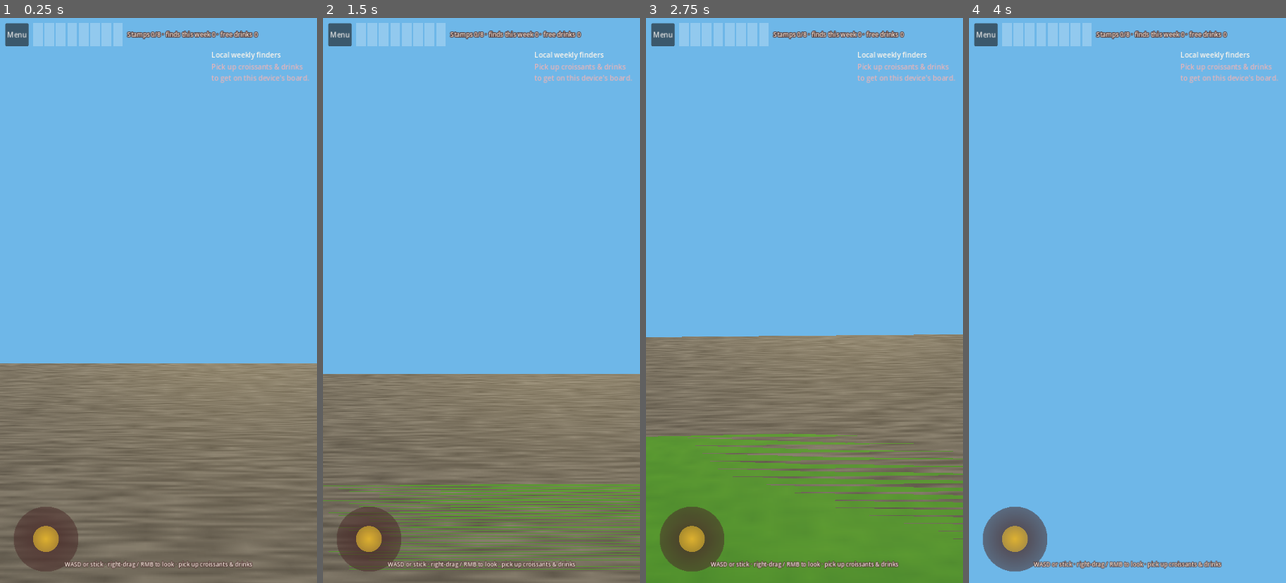
Above: before the commit, frames 1-4 (left to right).
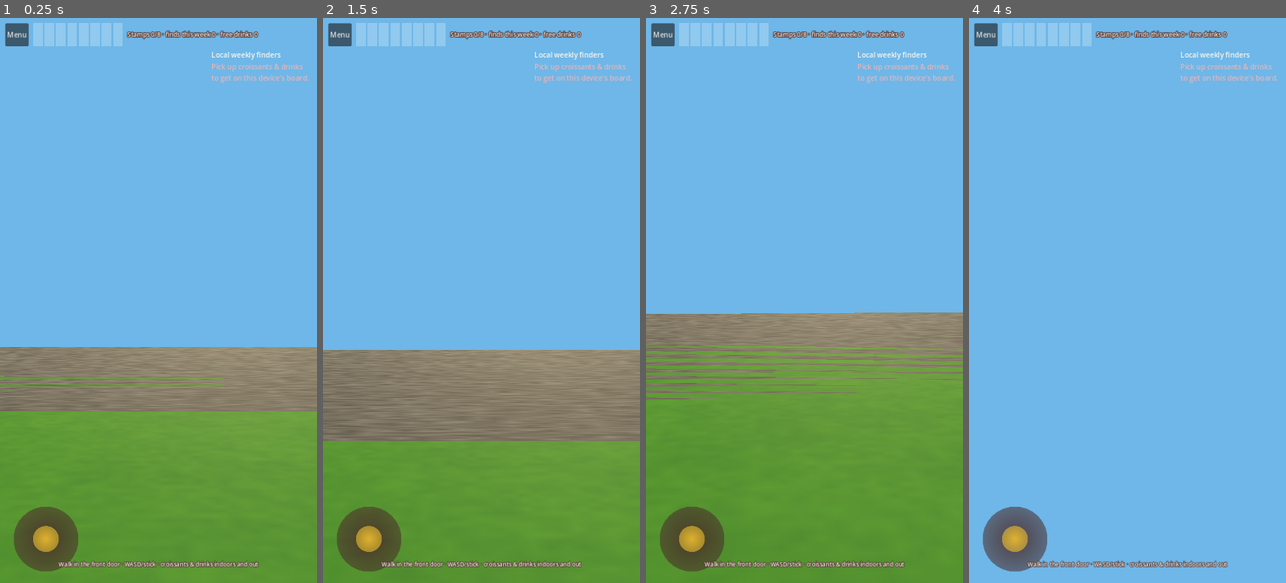
Above: after the commit, the same moments.

Repository: glennw56/sunshine-android
Game: Godot game, scene res://scenes/explore/explore_3d.tscn
The game is run twice, just before and just after one commit, with the same random seed, the same clock (stepped at 60 frames per second) and the same inputs. This scene is started directly instead of the project's main scene.
Inputs (mouse positions are in pixels of both pictures, inside the frame that each line leads up to):
- Up to frame 1 (0.25 s): no input
- Up to frame 2 (1.5 s): tap Enter at 0.5 s; drag from (367, 537) to (513, 176) at 0.52 s; drag from (418, 328) to (465, 413) at 1.27 s
- Up to frame 3 (2.75 s): tap Space at 2 s; move the mouse to (836, 176) at 2.02 s; hold D (move_right) from 2.03 s (still down)
- Up to frame 4 (4 s): release D (move_right) at 2.75 s; drag from (1111, 413) to (1032, 215) at 2.77 s; tap Enter at 3.5 s; move the mouse to (1222, 385) at 3.52 s; hold A (move_left) from 3.53 s (still down)

The runs differ from the first frame. In frame 1, 32% of the frame differs, in the area x 0-100%, y 58-100%; in frame 2, 23%; in frame 3, 21%; in frame 4, 0.5%.

Commit message:
Add walkable indoor bakery through the storefront door
Hollow shop shell with a center door, stub interior (counter, pastry
case, standing area), and croissant/drink pickups indoors and outdoors.

Co-authored-by: glennw56 <glennw56@users.noreply.github.com>

Diff:
--- a/scenes/dev/feature_smoke.gd
+++ b/scenes/dev/feature_smoke.gd
@@ -45,6 +45,21 @@
 			if world.get_child_count() < 8:
 				push_error("SMOKE FAIL explore world too empty")
 				return 1
+			var pickups := 0
+			var indoor_pickups := 0
+			for child in world.get_children():
+				if child is CollectiblePickup:
+					pickups += 1
+					if child.position.z > 0.0 and child.position.z < 6.0:
+						indoor_pickups += 1
+			print("SMOKE explore pickups=", pickups, " indoor=", indoor_pickups, " door_w=", world._door_w)
+			if pickups < 12 or indoor_pickups < 3:
+				push_error("SMOKE FAIL expected indoor+outdoor collectibles")
+				return 1
+			var player := node.get_node("Player") as Node3D
+			if player.position.z > -1.5:
+				push_error("SMOKE FAIL player should spawn outside the storefront door")
+				return 1
 		node.queue_free()
 		await get_tree().process_frame
 	print("SMOKE mock ad…")
--- a/scenes/explore/explore_3d.tscn
+++ b/scenes/explore/explore_3d.tscn
@@ -13,7 +13,7 @@
 script = ExtResource("2_world")
 
 [node name="Player" type="CharacterBody3D" parent="."]
-transform = Transform3D(1, 0, 0, 0, 1, 0, 0, 0, 1, 0.4, 0.95, -8.2)
+transform = Transform3D(1, 0, 0, 0, 1, 0, 0, 0, 1, 0, 0.95, -4.2)
 collision_layer = 2
 collision_mask = 1
 script = ExtResource("3_player")
@@ -133,6 +133,6 @@
 theme_override_colors/font_outline_color = Color(0.29, 0.173, 0.165, 1)
 theme_override_constants/outline_size = 5
 theme_override_font_sizes/font_size = 13
-text = "WASD or stick · right-drag / RMB to look · pick up croissants & drinks"
+text = "Walk in the front door · WASD/stick · croissants & drinks indoors and out"
 horizontal_alignment = 1
 autowrap_mode = 3
--- a/scenes/main_menu.tscn
+++ b/scenes/main_menu.tscn
@@ -91,7 +91,7 @@
 layout_mode = 2
 theme_override_colors/font_color = Color(0.478, 0.306, 0.282, 1)
 theme_override_font_sizes/font_size = 14
-text = "Live Square catalog · staff-tip ads · walkable shop"
+text = "Live Square catalog · staff-tip ads · indoor shop + yard"
 horizontal_alignment = 1
 autowrap_mode = 3
 
--- a/scripts/explore/bakery_world.gd
+++ b/scripts/explore/bakery_world.gd
@@ -16,6 +16,12 @@
 
 var _player: PlayerExplorer
 var _front_z: float = -1.35
+var _shop_w: float = 10.0
+var _shop_h: float = 6.5
+var _shop_d: float = 7.4
+var _wall: float = 0.22
+var _door_w: float = 1.5
+var _door_h: float = 2.28
 
 
 func setup(player: PlayerExplorer) -> void:
@@ -58,6 +64,18 @@
 	body.add_child(col)
 	add_child(body)
 	return body
+
+
+func _visual_box(size: Vector3, pos: Vector3, mat: Material, rot_y: float = 0.0) -> MeshInstance3D:
+	var mesh_i := MeshInstance3D.new()
+	var box := BoxMesh.new()
+	box.size = size
+	mesh_i.mesh = box
+	mesh_i.material_override = mat
+	mesh_i.position = pos
+	mesh_i.rotation.y = rot_y
+	add_child(mesh_i)
+	return mesh_i
 
 
 func _build_environment() -> void:
@@ -101,9 +119,9 @@
 	_picnic_table(Vector3(2.7, 0, -4.15), -0.18)
 	_picnic_table(Vector3(-7.4, 0, -7.2), 0.05)
 	_picnic_table(Vector3(-6.6, 0, -9.1), 0.0)
-	# Beige trash can
-	_static_box(Vector3(0.42, 0.9, 0.42), Vector3(0.15, 0.48, -2.35), _mat_color(Color("cbb79a")))
-	_static_box(Vector3(0.46, 0.08, 0.46), Vector3(0.15, 0.94, -2.35), _mat_color(Color("3a3a3a")))
+	# Beige trash can — off the door centerline so the walk-up stays clear
+	_static_box(Vector3(0.42, 0.9, 0.42), Vector3(1.95, 0.48, -2.55), _mat_color(Color("cbb79a")))
+	_static_box(Vector3(0.46, 0.08, 0.46), Vector3(1.95, 0.94, -2.55), _mat_color(Color("3a3a3a")))
 	# Corner shrubs / flowers
 	_shrub(Vector3(5.3, 0.35, -1.6), Color("6a9a4a"))
 	_shrub(Vector3(5.8, 0.28, -0.6), Color("d98ab0"))
@@ -165,33 +183,59 @@
 func _build_shop() -> void:
 	var siding := _tex_mat("res://assets/generated/siding.png", SIDING_WHITE, Vector3(3, 10, 3))
 	var pink := _tex_mat("res://assets/generated/pink_trim.png", PINK, Vector3(1, 1, 1))
-	# Tall white clapboard box (photo: high false-front storefront)
-	var w := 10.0
-	var h := 6.5
-	var d := 7.4
-	_static_box(Vector3(w, h, d), Vector3(0, h * 0.5, d * 0.5 + _front_z), siding)
-	# Pink picture-frame trim around the facade
-	var fz := _front_z - 0.04
-	_static_box(Vector3(w + 0.18, 0.16, 0.18), Vector3(0, h - 0.02, fz), pink) # top cap
-	_static_box(Vector3(w + 0.18, 0.16, 0.18), Vector3(0, 0.12, fz), pink) # bottom kick
+	var cinder := _tex_mat("res://assets/generated/cinder.png", Color("b8b6b0"), Vector3(6, 2, 6))
+	var w := _shop_w
+	var h := _shop_h
+	var d := _shop_d
+	var t := _wall
+	var fz := _front_z
+	var rz := _front_z + d
+	var cx := 0.0
+	var cz := fz + d * 0.5
+	# Hollow shell so the player can walk in the storefront door.
+	# Left / right / rear walls
+	_static_box(Vector3(t, h, d), Vector3(-w * 0.5 + t * 0.5, h * 0.5, cz), siding)
+	_static_box(Vector3(t, h, d), Vector3(w * 0.5 - t * 0.5, h * 0.5, cz), siding)
+	_static_box(Vector3(w, h, t), Vector3(cx, h * 0.5, rz - t * 0.5), siding)
+	# Front wall split around the door
+	var wing := (w - _door_w) * 0.5
+	_static_box(Vector3(wing, h, t), Vector3(-(_door_w + wing) * 0.5, h * 0.5, fz + t * 0.5), siding)
+	_static_box(Vector3(wing, h, t), Vector3((_door_w + wing) * 0.5, h * 0.5, fz + t * 0.5), siding)
+	# Lintel over the door
+	var lintel_h := h - _door_h
+	_static_box(Vector3(_door_w + 0.08, lintel_h, t), Vector3(0, _door_h + lintel_h * 0.5, fz + t * 0.5), siding)
+	# Pink picture-frame trim (bottom kick splits around the door so you can walk in)
+	_static_box(Vector3(w + 0.18, 0.16, 0.18), Vector3(0, h - 0.02, fz), pink)
+	_static_box(Vector3(wing, 0.16, 0.18), Vector3(-(_door_w + wing) * 0.5, 0.12, fz), pink)
+	_static_box(Vector3(wing, 0.16, 0.18), Vector3((_door_w + wing) * 0.5, 0.12, fz), pink)
 	_static_box(Vector3(0.16, h, 0.18), Vector3(-w * 0.5, h * 0.5, fz), pink)
 	_static_box(Vector3(0.16, h, 0.18), Vector3(w * 0.5, h * 0.5, fz), pink)
-	# Pink roof/parapet edge along the side
-	_static_box(Vector3(0.16, 0.16, d + 0.1), Vector3(w * 0.5, h - 0.02, d * 0.5 + _front_z), pink)
-	_static_box(Vector3(0.16, 0.16, d + 0.1), Vector3(-w * 0.5, h - 0.02, d * 0.5 + _front_z), pink)
-	# Pink verticals on the left side (backyard photo)
-	_static_box(Vector3(0.16, h, 0.16), Vector3(-w * 0.5, h * 0.5, _front_z + d), pink)
-	_static_box(Vector3(0.16, h, 0.16), Vector3(-w * 0.5, h * 0.5, _front_z + 0.08), pink)
-	# Two large windows, pink frames
+	_static_box(Vector3(0.16, 0.16, d + 0.1), Vector3(w * 0.5, h - 0.02, cz), pink)
+	_static_box(Vector3(0.16, 0.16, d + 0.1), Vector3(-w * 0.5, h - 0.02, cz), pink)
+	_static_box(Vector3(0.16, h, 0.16), Vector3(-w * 0.5, h * 0.5, rz), pink)
+	_static_box(Vector3(0.16, h, 0.16), Vector3(-w * 0.5, h * 0.5, fz + 0.08), pink)
+	# Pink door frame
+	_static_box(Vector3(0.1, _door_h, 0.12), Vector3(-_door_w * 0.5, _door_h * 0.5, fz - 0.02), pink)
+	_static_box(Vector3(0.1, _door_h, 0.12), Vector3(_door_w * 0.5, _door_h * 0.5, fz - 0.02), pink)
+	_static_box(Vector3(_door_w + 0.12, 0.1, 0.12), Vector3(0, _door_h, fz - 0.02), pink)
+	# Door leaf swung inward (visual only — collision would pinch the 1.5m opening)
+	var door := _mat_color(Color("6b3e32"))
+	_visual_box(Vector3(0.06, _door_h - 0.12, _door_w * 0.72), Vector3(_door_w * 0.42, (_door_h - 0.12) * 0.5, fz + 0.55), door, 0.7)
+	# Two windows on the front wings
 	_window(Vector3(-2.35, 2.15, fz - 0.02), Vector3(2.2, 2.05, 0.1), pink)
 	_window(Vector3(2.35, 2.15, fz - 0.02), Vector3(2.2, 2.05, 0.1), pink)
-	# Side door on the right wall
-	_static_box(Vector3(0.12, 2.2, 1.0), Vector3(w * 0.5 + 0.04, 1.15, 1.8), _mat_color(Color("4a2c2a")))
-	# CMU foundation band (backyard photo)
-	var cinder := _tex_mat("res://assets/generated/cinder.png", Color("b8b6b0"), Vector3(6, 2, 6))
-	_static_box(Vector3(w + 0.08, 0.85, d + 0.08), Vector3(0, 0.42, d * 0.5 + _front_z), cinder)
+	# Perimeter CMU foundation with a gap at the door (do not fill the interior)
+	var found_h := 0.72
+	_static_box(Vector3(wing, found_h, 0.28), Vector3(-(_door_w + wing) * 0.5, found_h * 0.5, fz + 0.02), cinder)
+	_static_box(Vector3(wing, found_h, 0.28), Vector3((_door_w + wing) * 0.5, found_h * 0.5, fz + 0.02), cinder)
+	_static_box(Vector3(0.28, found_h, d), Vector3(-w * 0.5 + 0.08, found_h * 0.5, cz), cinder)
+	_static_box(Vector3(0.28, found_h, d), Vector3(w * 0.5 - 0.08, found_h * 0.5, cz), cinder)
+	_static_box(Vector3(w, found_h, 0.28), Vector3(0, found_h * 0.5, rz - 0.05), cinder)
+	# Ceiling (keeps the tall false-front outside, cozy inside)
+	var plaster := _tex_mat("res://assets/generated/plaster.png", Color("f3e6d4"), Vector3(2, 2, 2))
+	_static_box(Vector3(w - t * 2, 0.12, d - t * 2), Vector3(0, 3.28, cz), plaster)
 	var lamp := OmniLight3D.new()
-	lamp.position = Vector3(0, 3.2, _front_z + 0.8)
+	lamp.position = Vector3(0, 3.0, fz + 0.8)
 	lamp.light_color = Color("ffe0b0")
 	lamp.light_energy = 1.1
 	lamp.omni_range = 9
@@ -216,21 +260,52 @@
 
 
 func _build_interior() -> void:
+	# Stub indoor shop (no interior photos yet): counter, pastry case, standing area.
 	var tile := _tex_mat("res://assets/generated/tile.png", Color.WHITE, Vector3(6, 6, 6))
 	var wood := _tex_mat("res://assets/generated/wood.png")
-	_static_box(Vector3(9.4, 0.08, 6.8), Vector3(0, 0.08, 2.3), tile)
-	_static_box(Vector3(5.2, 1.1, 0.75), Vector3(-1.0, 0.7, 0.6), wood)
+	var plaster := _tex_mat("res://assets/generated/plaster.png", Color("fff6ea"), Vector3(3, 3, 3))
+	var cz := _front_z + _shop_d * 0.5
+	var inner_w := _shop_w - _wall * 2
+	var inner_d := _shop_d - _wall * 2
+	_static_box(Vector3(inner_w, 0.06, inner_d), Vector3(0, 0.06, cz), tile)
+	_static_box(Vector3(0.04, 3.1, inner_d), Vector3(-inner_w * 0.5 + 0.06, 1.6, cz), plaster)
+	_static_box(Vector3(0.04, 3.1, inner_d), Vector3(inner_w * 0.5 - 0.06, 1.6, cz), plaster)
+	_static_box(Vector3(inner_w, 3.1, 0.04), Vector3(0, 1.6, _front_z + _shop_d - _wall - 0.04), plaster)
+	# Service counter along the back wall
+	_static_box(Vector3(5.4, 1.05, 0.72), Vector3(-0.6, 0.58, 4.55), wood)
 	var glass := StandardMaterial3D.new()
-	glass.albedo_color = Color(0.7, 0.85, 0.9, 0.3)
+	glass.albedo_color = Color(0.72, 0.88, 0.92, 0.32)
 	glass.transparency = BaseMaterial3D.TRANSPARENCY_ALPHA
-	_static_box(Vector3(5.1, 0.65, 0.55), Vector3(-1.0, 1.42, 0.6), glass)
-	_static_box(Vector3(1.3, 1.15, 0.65), Vector3(3.2, 0.7, 0.7), _mat_color(Color("3d2a28")))
+	glass.roughness = 0.08
+	_static_box(Vector3(5.2, 0.72, 0.58), Vector3(-0.6, 1.42, 4.5), glass)
+	_static_box(Vector3(5.2, 0.05, 0.58), Vector3(-0.6, 1.8, 4.5), wood)
+	# Drink / espresso station
+	_static_box(Vector3(1.25, 1.2, 0.7), Vector3(3.15, 0.66, 4.5), _mat_color(Color("3d2a28")))
+	_static_box(Vector3(0.55, 0.45, 0.45), Vector3(3.15, 1.45, 4.5), _mat_color(Color("2a2a2a")))
+	# Small standing area: open floor + a high ledge near the window
+	_static_box(Vector3(1.6, 1.05, 0.4), Vector3(-3.2, 0.58, 0.35), wood)
+	var welcome := Label3D.new()
+	welcome.text = "PICK UP · STANDING ROOM"
+	welcome.font_size = 28
+	welcome.modulate = Color("4a2c2a")
+	welcome.position = Vector3(0, 2.35, 4.85)
+	welcome.rotation_degrees.y = 180
+	add_child(welcome)
+	if INTERIOR_PHOTO != "" and ResourceLoader.exists(INTERIOR_PHOTO):
+		var photo := _tex_mat(INTERIOR_PHOTO, Color.WHITE, Vector3.ONE)
+		_static_box(Vector3(3.2, 2.0, 0.04), Vector3(0, 2.0, _front_z + _shop_d - _wall - 0.08), photo)
 	var interior := OmniLight3D.new()
-	interior.position = Vector3(0, 3.1, 2.2)
+	interior.position = Vector3(0, 2.9, 2.2)
 	interior.light_color = Color("ffe6c8")
-	interior.light_energy = 1.4
-	interior.omni_range = 10
+	interior.light_energy = 1.7
+	interior.omni_range = 11
 	add_child(interior)
+	var case_light := OmniLight3D.new()
+	case_light.position = Vector3(-0.6, 2.1, 4.3)
+	case_light.light_color = Color("fff2d0")
+	case_light.light_energy = 0.8
+	case_light.omni_range = 4
+	add_child(case_light)
 
 
 func _mat_color(c: Color) -> StandardMaterial3D:
@@ -368,15 +443,21 @@
 
 func _spawn_collectibles() -> void:
 	var spots: Array[Vector3] = [
+		# Outdoors — front lawn
 		Vector3(2.7, 0.95, -4.15),
 		Vector3(-7.4, 0.95, -7.2),
 		Vector3(-6.6, 0.95, -9.1),
 		Vector3(0.4, 0.45, -2.8),
 		Vector3(-3.2, 0.4, -3.2),
 		Vector3(4.4, 0.4, -3.6),
-		Vector3(-1.0, 1.85, 0.6),
-		Vector3(1.4, 1.85, 0.6),
-		Vector3(3.2, 1.5, 0.7),
+		# Indoors — in front of pastry case / espresso, standing ledge, open floor
+		Vector3(-2.2, 1.35, 4.05),
+		Vector3(-0.4, 1.35, 4.05),
+		Vector3(1.3, 1.35, 4.05),
+		Vector3(3.15, 1.55, 4.05),
+		Vector3(-3.2, 1.25, 0.35),
+		Vector3(1.6, 0.45, 1.8),
+		# Outdoors — backyard
 		Vector3(0.6, 0.95, 9.3),
 		Vector3(-3.1, 0.95, 12.5),
 		Vector3(1.4, 0.95, 12.8),
--- a/tools/scene_smoke.gd
+++ b/tools/scene_smoke.gd
@@ -36,9 +36,22 @@
 				quit(1)
 				return
 		if path.ends_with("explore_3d.tscn"):
-			print("SMOKE explore world children=", node.get_node("World").get_child_count())
-			if node.get_node("World").get_child_count() < 8:
+			var world := node.get_node("World")
+			print("SMOKE explore world children=", world.get_child_count())
+			if world.get_child_count() < 8:
 				push_error("SMOKE FAIL explore world too empty")
+				quit(1)
+				return
+			var pickups := 0
+			var indoor_pickups := 0
+			for child in world.get_children():
+				if child is CollectiblePickup:
+					pickups += 1
+					if child.position.z > 0.0 and child.position.z < 6.0:
+						indoor_pickups += 1
+			print("SMOKE explore pickups=", pickups, " indoor=", indoor_pickups)
+			if pickups < 12 or indoor_pickups < 3:
+				push_error("SMOKE FAIL expected indoor+outdoor collectibles")
 				quit(1)
 				return
 		if path.ends_with("main_menu.tscn"):
Not shown, changed: README.md
Not shown, changed: docs/ASSETS.md
